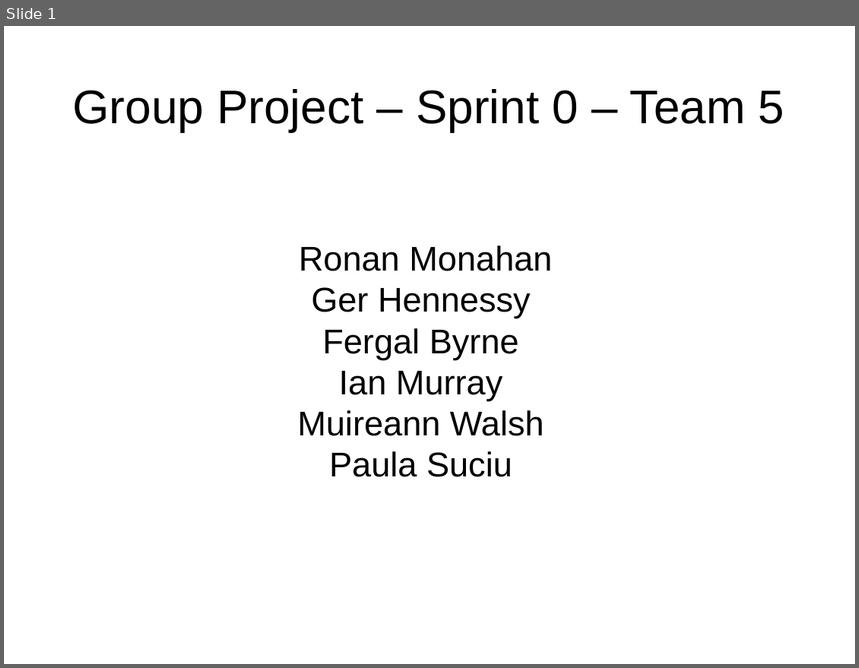
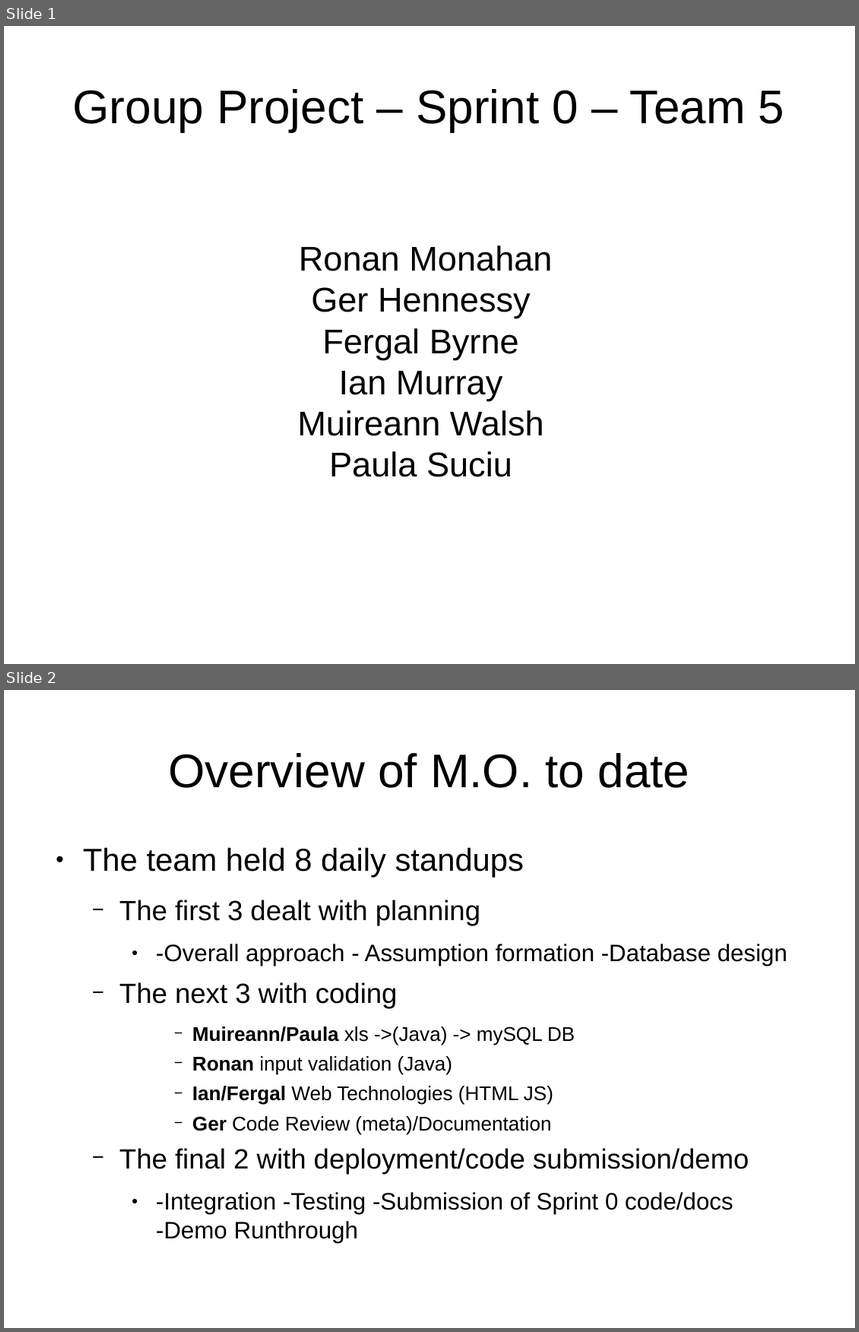
Before and after one commit to rednanor/GroupProject, a slide deck: Group5presentation.odp. Shown one above the other, each under a label of ours: slide 1 before the commit, slides 1 and 2 after it. The pictures are 859x668 and 859x1332 pixels, drawn with LibreOffice and Linux fonts; fonts in the diff are those of the drawing. Boxes give left, top, right and bottom in pixels: in the first picture for what was removed or moved away, otherwise in the second. Text is boxed around its words. In the diff, an @@ line names an element or a change of style, - is before the commit and + after.

Commit message:
2-slide presentation

```diff
--- a/Group5presentation.odp
+++ b/Group5presentation.odp
@@ slide 2 added at (x1=4, y1=690, x2=855, y2=1328), background #FFFFFF @@
@@ title added at (x1=168, y1=753, x2=690, y2=788), 44 pt, text #000000 @@
+Overview of M.O. to date
@@ text added at (x1=83, y1=847, x2=788, y2=1214), 18.5 pt, text #000000 @@
+● The team held 8 daily standups
+  − The first 3 dealt with planning
+    ● -Overall approach - Assumption formation -Database design
+  − The next 3 with coding
+      − Muireann/Paula xls ->(Java) -> mySQL DB
+      − Ronan input validation (Java)
+      − Ian/Fergal Web Technologies (HTML JS)
+      − Ger Code Review (meta)/Documentation
+  − The final 2 with deployment/code submission/demo
+    ● -Integration -Testing -Submission of Sprint 0 code/docs
+      -Demo Runthrough
```
